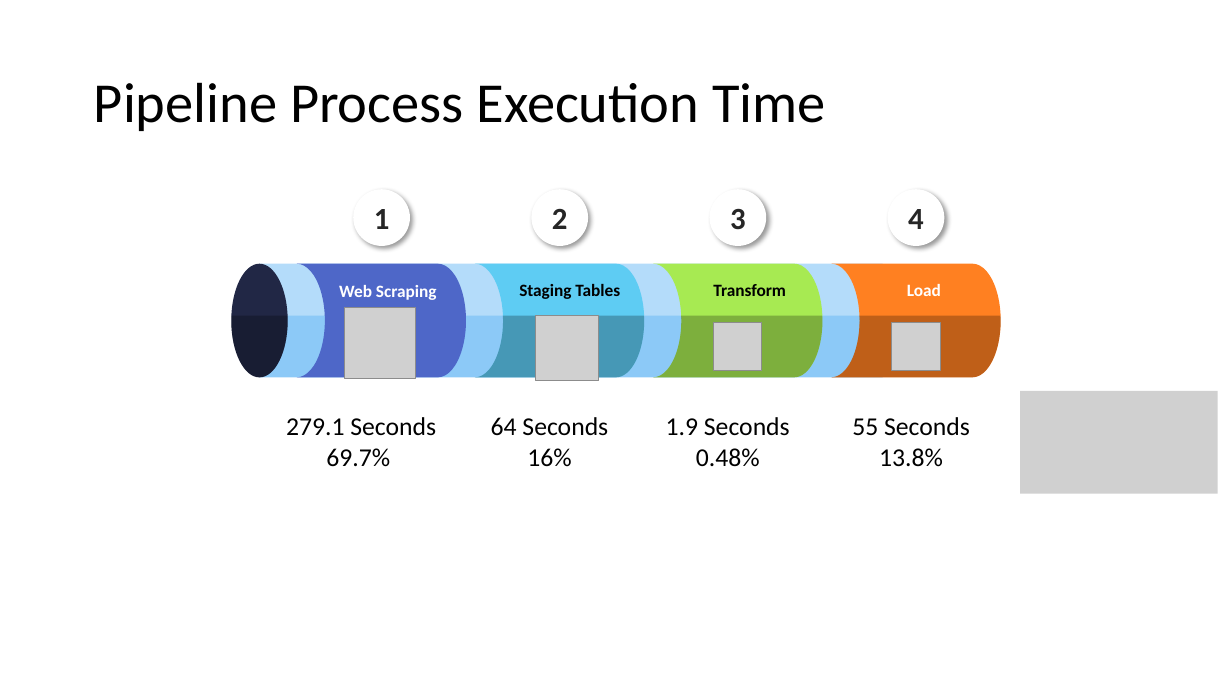
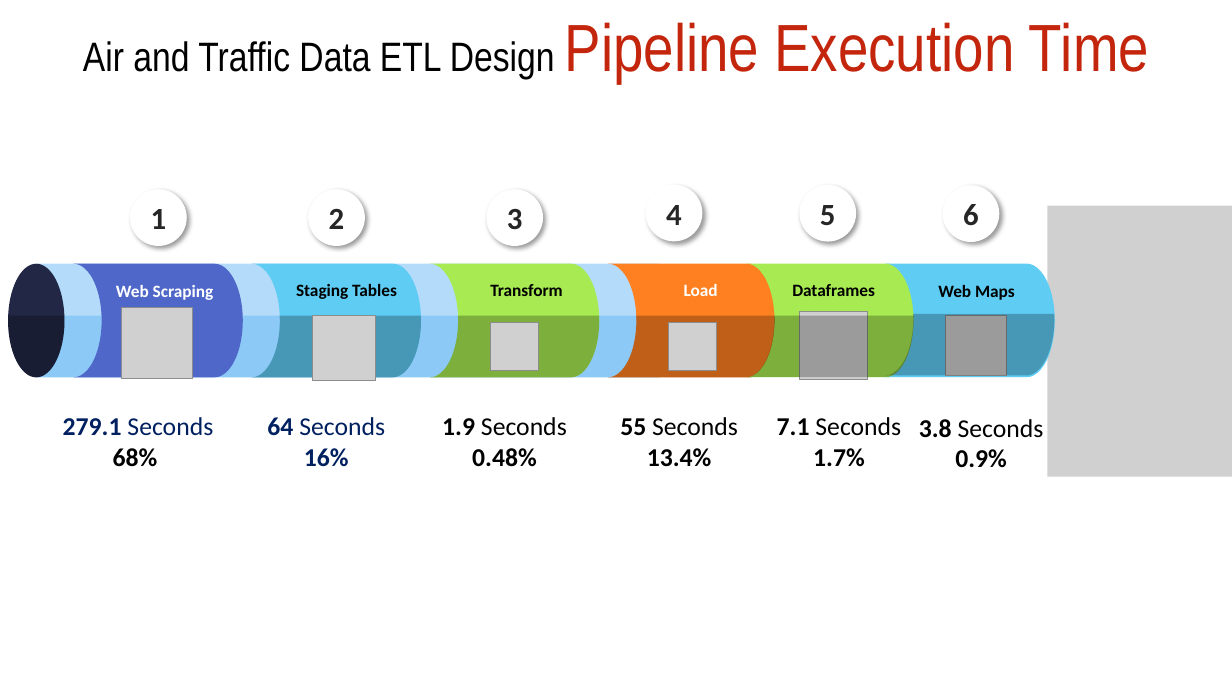
Before and after one commit to shalabyamr/Web_Maps_with_Auto_ML_Forecasts, a slide deck: slide 6 of Report/Pipeline_Process.pptx (slide 2 before the commit). Drawn at 1232x693 pixels with LibreOffice and Linux fonts; fonts in the diff are those of the drawing; grey boxes stand for pictures. Boxes give left, top, right and bottom in pixels: in the first picture for what was removed or moved away, otherwise in the second. Text is boxed around its words. In the diff, an @@ line names an element or a change of style, - is before the commit and + after.

Commit message:
Presentation

```diff
--- a/Report/Pipeline_Process.pptx
+++ b/Report/Pipeline_Process.pptx
@@ text added at (83, 22, 1149, 83), 32 pt, text #000000 @@
+Air and Traffic Data ETL Design Pipeline Execution Time
@@ title removed at (94, 82, 826, 131) @@
-Pipeline Process Execution Time
@@ ellipse "4": place and size @@
-ellipse "4" at (888, 189, 945, 246)
+ellipse "4" at (646, 185, 702, 241)
@@ ellipse added at (799, 185, 856, 241), fill #FFFFFF, 24 pt, text #262626, bold @@
+5
@@ ellipse added at (943, 186, 999, 242), fill #FFFFFF, 24 pt, text #262626, bold @@
+6
@@ picture: place and size @@
-picture at (1020, 391, 1218, 494)
+picture at (1047, 205, 1232, 477)
@@ flow chart online storage added at (747, 263, 916, 377), fill #A7EA52 @@
@@ flow chart online storage added at (885, 263, 1055, 377), fill #5ECCF3 @@
@@ text added at (792, 284, 875, 296), 13.5 pt, text #000000, bold @@
+Dataframes
@@ text added at (938, 285, 1015, 300), 13.5 pt, text #000000, bold @@
+Web Maps
@@ 5 texts, 5 freeform shapes, 4 pictures, 4 flow chart online storages, 2 ellipses, 2 rectangles: place and size @@
-5 texts, 5 freeform shapes, 4 pictures, 4 flow chart online storages, 2 ellipses, 2 rectangles at (231, 189, 1001, 467)
+5 texts, 5 freeform shapes, 4 pictures, 4 flow chart online storages, 2 ellipses, 2 rectangles at (8, 189, 777, 467)
@@ freeform shape added at (746, 315, 915, 377), fill #000000 at 25% opacity @@
@@ picture added at (799, 311, 868, 380) @@
@@ freeform shape added at (885, 314, 1055, 376), fill #000000 at 25% opacity @@
@@ picture added at (945, 315, 1006, 376) @@
@@ 2 texts, 1 ellipse: place and size @@
-2 texts, 1 ellipse at (286, 189, 620, 467)
+2 texts, 1 ellipse at (63, 189, 397, 467)
@@ text at (63, 417, 213, 435): text colour #000000 to #002060 in "279.1 Seconds"; bold on in "279.1" @@
@@ text "64 Seconds" at (267, 417, 385, 467): text colour #000000 to #002060; bold on in "64", "16%" @@
@@ text "1.9 Seconds" at (442, 417, 567, 467): bold on in "1.9", "0.48%" @@
@@ text added at (620, 417, 738, 467), 20 pt, text #000000, bold @@
+55 Seconds
+13.4%
@@ text at (777, 417, 901, 467): text changed; bold on @@
-55 Seconds
-13.8%
+7.1 Seconds
+1.7%
@@ text added at (919, 419, 1044, 468), 20 pt, text #000000, bold @@
+3.8 Seconds
+0.9%
@@ text at (113, 448, 158, 467): text changed; bold on @@
-69.7%
+68%
```
Also in this commit, not shown: 1 other slide changed, 5 slides added, 1 slide removed.
